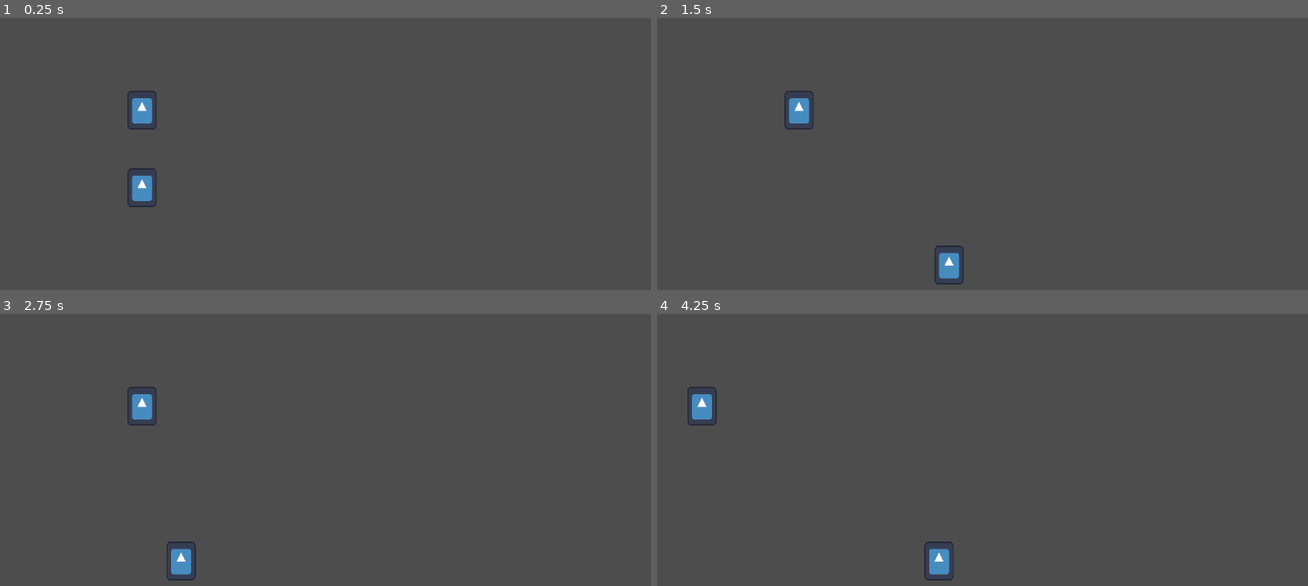
Above: before the commit, frames 1-4 (two rows, left to right).
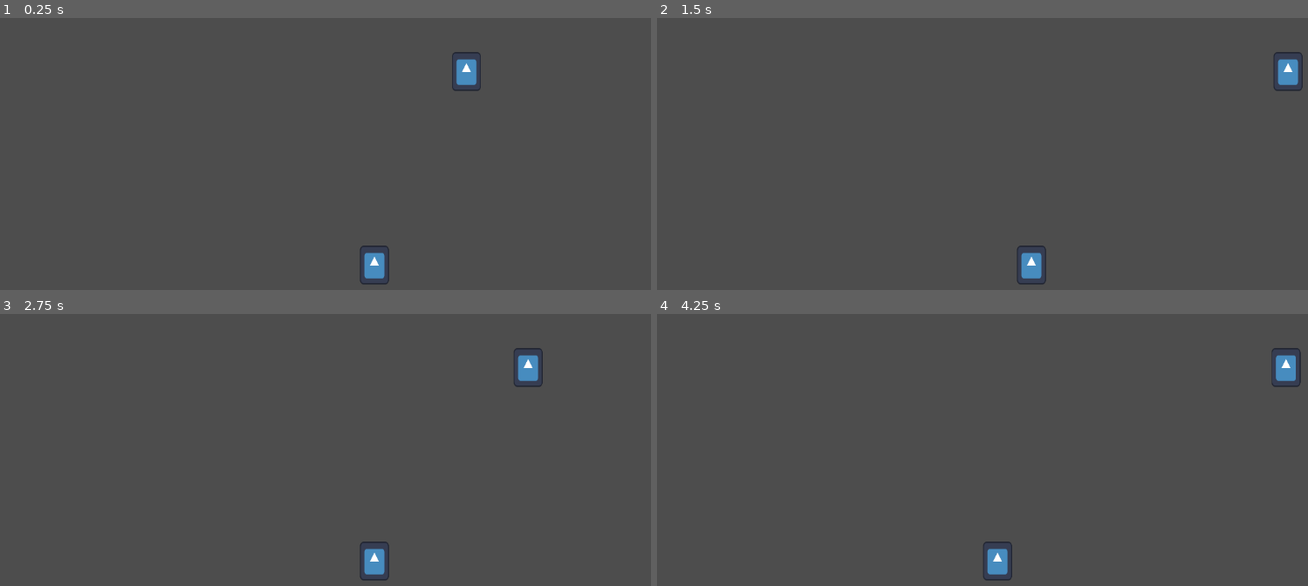
Above: after the commit, the same moments.

Repository: OGrandeSoldador/GirlyJam
Game: Godot game, scene res://Scenes/Main.tscn
The game is run twice, just before and just after one commit, with the same random seed, the same clock (stepped at 60 frames per second) and the same inputs. The engine's default icon, where the game draws it, is replaced by a stand-in: a white triangle on a blue panel in a dark square.
Inputs:
- Up to frame 1 (0.25 s): no input
- Up to frame 2 (1.5 s): tap Enter at 0.5 s; hold D (p1_right) from 0.53 s (still down); tap S (p1_chance_polo) at 0.6 s; tap W (p1_jump) at 0.77 s; tap Q (p1_magnetic_atract) at 1.35 s
- Up to frame 3 (2.75 s): tap W (p1_jump) at 1.52 s; release D (p1_right) at 2.03 s; hold A (p1_left) from 2.03 s (still down); tap E (p1_magnetic_repuse) at 2.1 s
- Up to frame 4 (4.25 s): release A (p1_left) at 2.78 s; hold D (p1_right) from 2.78 s (still down); tap K (p2_change_polo) at 2.85 s; tap W (p1_jump) at 3.02, 3.77 s; hold J (p2_left) from 3.53 s (still down)

The runs differ from the first frame. In frame 1, 1.6% of the frame differs, in the area x 19-74%, y 12-99%; in frame 2, 1.6%; in frame 3, 1.6%; in frame 4, 1.6%.

Commit message:
Added magneti_bodys.gd and updated character_one.gd, Main.tscn, and project.godot

Diff:
--- a/CaracterOneScripts/character_one.gd
+++ b/CaracterOneScripts/character_one.gd
@@ -1,7 +1,7 @@
 class_name Player extends CharacterBody2D
 
 #gravity
-@export var gravity: float = 800.0
+@export var gravity: float = 900.0
 @export var normal_gravity_multiplier: float = 1.0   # Multiplicador padrão da gravidade
 @export var gravity_increase_rate: float = 1      # Taxa (por segundo) de aumento do multiplicador
 @export var max_gravity_multiplier: float = 3.0      # Limite máximo do multiplicador
@@ -9,9 +9,9 @@
 var current_gravity_multiplier: float = normal_gravity_multiplier
 
 #Jump
-@export var max_jump_velocity: float = -500.0
-@export var jump_acceleration: float = -700.0
-@export var jump_velocity: float = -500.0
+@export var max_jump_velocity: float = -100.0
+@export var jump_acceleration: float = -200.0
+@export var jump_velocity: float = -400.0
 @export var speed: float = 400.0
 @export var acceleration: float = 800.0
 @export var friction: float = 1400.0
@@ -28,10 +28,14 @@
 @export var max_intensity = 5000
 @export var min_intensity = 400
 @export var force_factor = 3
-@export var max_intensity_atract = 5000
-@export var max_intensity_repuse = 10000
-@export var min_intensity_atract = 500
-@export var min_intensity_repuse = 500
+@export var max_intensity_atract_player = 5000
+@export var max_intensity_repuse_player = 10000
+@export var min_intensity_atract_player = 500
+@export var min_intensity_repuse_player = 500
+@export var max_intensity_atract_staticbody = 2000
+@export var max_intensity_repuse_staticbody = 2000
+@export var min_intensity_atract_staticbody = 500
+@export var min_intensity_repuse_staticbody = 500
 
 
 #aceleration by magnetic
@@ -49,6 +53,7 @@
 var group = "magnetizable"
 var positive_group = "positive"
 var negative_group = "negative"
+var disable_group = "disabled"
 var sigh = 1
 
 func _ready():
@@ -161,36 +166,53 @@
 	var force = (direction / force_factor) * intensity * force_strength
 	print("DEBUG:", obj.name, "| Força Aplicada:", force)
 
+	var _acceleration = force * delta  # Transformamos a força em aceleração
+	print("a aceleração que vai ser aplicada: ", _acceleration)
+
+		# Diferencia o efeito no chão e no ar
+
 	# Se for um CharacterBody2D
 	if obj is CharacterBody2D:
-		var _acceleration = force * delta  # Transformamos a força em aceleração
-		print("a aceleração que vai ser aplicada: ", _acceleration)
-
-		# Diferencia o efeito no chão e no ar
+
 		if obj.is_on_floor():
 			_acceleration *= on_floor_friction # Reduz efeito no chão (atrito)
 		else:
 			_acceleration *= on_air_friction  # Aumenta efeito no ar
 
-
 		if obj.is_in_group(positive_group) and is_in_group(positive_group) or obj.is_in_group(negative_group) and is_in_group(negative_group):
 			sigh = 1
-			max_intensity = max_intensity_repuse
-			min_intensity = min_intensity_repuse
-			obj.velocity = obj.velocity + (_acceleration) * sigh
+			max_intensity = max_intensity_repuse_player
+			min_intensity = min_intensity_repuse_player
 			print("DEBUG: Nova velocidade de", obj.name, ":", obj.velocity)
 		else:
 			sigh = -1
-			max_intensity = max_intensity_repuse
-			min_intensity = min_intensity_atract
-			obj.velocity = obj.velocity + (_acceleration) * sigh
+			max_intensity = max_intensity_repuse_player
+			min_intensity = min_intensity_atract_player
 			print("DEBUG: Nova velocidade de", obj.name, ":", obj.velocity)
 
+		obj.velocity = obj.velocity + (_acceleration) * sigh
 
 		#obj.velocity = obj.velocity + (_acceleration) * sigh
 		#print("DEBUG: Nova velocidade de", obj.name, ":", obj.velocity)
 
-	# Se for um RigidBody2D
-	elif obj is RigidBody2D:
-		obj.apply_impulse(Vector2.ZERO, force)
-		print("DEBUG: Impulso aplicado ao RigidBody2D:", force)
+	elif obj is CollisionShape2D:
+
+		if is_on_floor():
+			_acceleration *= on_floor_friction # Reduz efeito no chão (atrito)
+		else:
+			_acceleration *= on_air_friction  # Aumenta efeito no ar
+
+		if obj.is_in_group(positive_group) and is_in_group(positive_group) or obj.is_in_group(negative_group) and is_in_group(negative_group):
+			if !obj.is_in_group(disable_group):
+				sigh = 1
+				max_intensity = max_intensity_repuse_staticbody
+				min_intensity = min_intensity_repuse_staticbody
+				print("DEBUG: Nova velocidade de", obj.name, ":", velocity, "if")
+		else:
+			if !obj.is_in_group(disable_group):
+				sigh = -1
+				max_intensity = max_intensity_repuse_staticbody
+				min_intensity = min_intensity_atract_staticbody
+				print("DEBUG: Nova velocidade de", obj.name, ":", velocity, " else")
+
+		velocity = velocity + (_acceleration) * sigh
--- /dev/null
+++ b/Map_1/magneti_bodys.gd
@@ -0,0 +1,15 @@
+class_name MagneticsBodys extends StaticBody2D
+
+var group = "magnetizable"
+
+func _ready() -> void:
+	add_all_children_to_group(group)
+	var child = get_child(0)
+	child.add_to_group("positive")
+
+func add_all_children_to_group(group_name: String):
+	for child in get_children():
+		child.add_to_group(group_name)
+		# Só continua a recursão se o nó tiver filhos
+		if child.get_child_count() > 0:
+			add_all_children_to_group(group_name)
--- a/Scenes/Main.tscn
+++ b/Scenes/Main.tscn
@@ -1,10 +1,10 @@
-[gd_scene load_steps=18 format=3 uid="uid://cldhyfu75465a"]
+[gd_scene load_steps=19 format=3 uid="uid://cldhyfu75465a"]
 
 [ext_resource type="Script" uid="uid://bs8df4hc7lhjm" path="res://CaracterOneScripts/character_one.gd" id="1_idj7w"]
 [ext_resource type="Texture2D" uid="uid://dfx5voxhktxf7" path="res://icon.svg" id="1_r150o"]
 [ext_resource type="Script" uid="uid://bev2u3iikbqqi" path="res://CaracterOneScripts/character_two.gd" id="3_kln2b"]
 [ext_resource type="Script" uid="uid://c6sq88o81f6o5" path="res://Map_1/Map1Main.gd" id="4_rgh2o"]
-[ext_resource type="Script" uid="uid://cwxrc38dnvru2" path="res://Map_1/RigidsBody/rigid_body_2d.gd" id="5_pbw6q"]
+[ext_resource type="Script" uid="uid://b85s7cgsbmh88" path="res://Map_1/magneti_bodys.gd" id="5_pbw6q"]
 
 [sub_resource type="RectangleShape2D" id="RectangleShape2D_pbw6q"]
 size = Vector2(47.9998, 64.0001)
@@ -16,7 +16,7 @@
 size = Vector2(1152.5, 64)
 
 [sub_resource type="RectangleShape2D" id="RectangleShape2D_50glp"]
-size = Vector2(32, 64)
+size = Vector2(32, 128)
 
 [sub_resource type="RectangleShape2D" id="RectangleShape2D_rgh2o"]
 size = Vector2(416, 32)
@@ -31,7 +31,7 @@
 size = Vector2(1152, 64)
 
 [sub_resource type="RectangleShape2D" id="RectangleShape2D_bmxlf"]
-size = Vector2(416, 32)
+size = Vector2(344, 32)
 
 [sub_resource type="RectangleShape2D" id="RectangleShape2D_4kpch"]
 size = Vector2(192, 32)
@@ -40,100 +40,114 @@
 size = Vector2(528, 32)
 
 [sub_resource type="RectangleShape2D" id="RectangleShape2D_frkhe"]
-size = Vector2(33, 32)
+size = Vector2(64, 32)
+
+[sub_resource type="RectangleShape2D" id="RectangleShape2D_1p5hy"]
+size = Vector2(16, 24)
 
 [node name="Main" type="Node2D"]
 metadata/_edit_lock_ = true
 
-[node name="CharacterOne" type="CharacterBody2D" parent="."]
+[node name="Players" type="Node2D" parent="."]
+
+[node name="TileMapLayer" type="TileMapLayer" parent="Players"]
+
+[node name="CharacterOne" type="CharacterBody2D" parent="Players"]
 z_index = 5
-position = Vector2(288, 416)
+position = Vector2(824, 224)
 collision_mask = 2
 script = ExtResource("1_idj7w")
 metadata/_edit_group_ = true
 
-[node name="Sprite" type="Sprite2D" parent="CharacterOne"]
+[node name="Sprite" type="Sprite2D" parent="Players/CharacterOne"]
 z_index = 5
 scale = Vector2(0.375, 0.5)
 texture = ExtResource("1_r150o")
 
-[node name="Hit_Box" type="CollisionShape2D" parent="CharacterOne"]
+[node name="Hit_Box" type="CollisionShape2D" parent="Players/CharacterOne"]
 z_index = 5
 rotation = 3.14159
 shape = SubResource("RectangleShape2D_pbw6q")
 
-[node name="CharacterTwo" type="CharacterBody2D" parent="."]
-position = Vector2(288, 280)
+[node name="CharacterTwo" type="CharacterBody2D" parent="Players"]
+position = Vector2(672, 544)
 collision_mask = 2
 script = ExtResource("3_kln2b")
 metadata/_edit_group_ = true
 
-[node name="Sprite" type="Sprite2D" parent="CharacterTwo"]
+[node name="Sprite" type="Sprite2D" parent="Players/CharacterTwo"]
 scale = Vector2(0.375, 0.5)
 texture = ExtResource("1_r150o")
 
-[node name="Hit_Box" type="CollisionShape2D" parent="CharacterTwo"]
+[node name="Hit_Box" type="CollisionShape2D" parent="Players/CharacterTwo"]
 shape = SubResource("RectangleShape2D_v1gob")
 
-[node name="StaticColisions" type="StaticBody2D" parent="."]
-z_index = 4
-collision_layer = 2
+[node name="MapOne" type="Node2D" parent="."]
+
+[node name="StaticColisions" type="StaticBody2D" parent="MapOne"]
+z_index = 5
+z_as_relative = false
+collision_layer = 3
 script = ExtResource("4_rgh2o")
 
-[node name="Ceiling" type="CollisionShape2D" parent="StaticColisions"]
+[node name="Ceiling" type="CollisionShape2D" parent="MapOne/StaticColisions"]
 position = Vector2(576, 32)
 shape = SubResource("RectangleShape2D_jw32o")
 
-[node name="plataform_B" type="CollisionShape2D" parent="StaticColisions"]
-position = Vector2(576, 288)
+[node name="plataform_B" type="CollisionShape2D" parent="MapOne/StaticColisions"]
+position = Vector2(576, 256)
 shape = SubResource("RectangleShape2D_50glp")
 
-[node name="plataform_A" type="CollisionShape2D" parent="StaticColisions"]
+[node name="plataform_A" type="CollisionShape2D" parent="MapOne/StaticColisions"]
 z_index = 4
 position = Vector2(912, 464)
 shape = SubResource("RectangleShape2D_rgh2o")
 
-[node name="Wall_R" type="CollisionShape2D" parent="StaticColisions"]
+[node name="Wall_R" type="CollisionShape2D" parent="MapOne/StaticColisions"]
 position = Vector2(1136, 320)
 shape = SubResource("RectangleShape2D_vy5pj")
 
-[node name="Wall_L" type="CollisionShape2D" parent="StaticColisions"]
+[node name="Wall_L" type="CollisionShape2D" parent="MapOne/StaticColisions"]
 position = Vector2(16, 320)
 shape = SubResource("RectangleShape2D_vy5pj")
 
-[node name="Wall" type="CollisionShape2D" parent="StaticColisions"]
+[node name="Wall" type="CollisionShape2D" parent="MapOne/StaticColisions"]
 z_index = 4
 position = Vector2(576, 448)
 shape = SubResource("RectangleShape2D_kln2b")
 
-[node name="Ground" type="CollisionShape2D" parent="StaticColisions"]
+[node name="Ground" type="CollisionShape2D" parent="MapOne/StaticColisions"]
 z_index = 4
 position = Vector2(576, 608)
 shape = SubResource("RectangleShape2D_idj7w")
 
-[node name="Plataform_C" type="CollisionShape2D" parent="StaticColisions"]
-position = Vector2(912, 272)
+[node name="Plataform_C" type="CollisionShape2D" parent="MapOne/StaticColisions"]
+position = Vector2(948, 272)
 shape = SubResource("RectangleShape2D_bmxlf")
 
-[node name="Plataform_D2" type="CollisionShape2D" parent="StaticColisions"]
+[node name="Plataform_D2" type="CollisionShape2D" parent="MapOne/StaticColisions"]
 position = Vector2(288, 464)
 shape = SubResource("RectangleShape2D_4kpch")
 
-[node name="Plataform_D" type="CollisionShape2D" parent="StaticColisions"]
+[node name="Plataform_D" type="CollisionShape2D" parent="MapOne/StaticColisions"]
 position = Vector2(288, 208)
 shape = SubResource("RectangleShape2D_4kpch")
 
-[node name="CollisionShape2D" type="CollisionShape2D" parent="StaticColisions"]
+[node name="plataform_E" type="CollisionShape2D" parent="MapOne/StaticColisions"]
 position = Vector2(296, 336)
 shape = SubResource("RectangleShape2D_grg3l")
 
-[node name="TileMap" type="TileMapLayer" parent="."]
+[node name="plataform_F" type="CollisionShape2D" parent="MapOne/StaticColisions"]
+position = Vector2(624, 336)
+shape = SubResource("RectangleShape2D_frkhe")
+
+[node name="MagnetiBodys" type="StaticBody2D" parent="MapOne"]
+script = ExtResource("5_pbw6q")
+
+[node name="ObjOne" type="CollisionShape2D" parent="MapOne/MagnetiBodys"]
+position = Vector2(640, 76)
+shape = SubResource("RectangleShape2D_1p5hy")
+
+[node name="TileMap" type="TileMapLayer" parent="MapOne"]
 z_index = 3
 metadata/_edit_lock_ = true
-
-[node name="RigidBody2D" type="RigidBody2D" parent="."]
-script = ExtResource("5_pbw6q")
-
-[node name="CollisionShape2D" type="CollisionShape2D" parent="RigidBody2D"]
-position = Vector2(896, 240)
-shape = SubResource("RectangleShape2D_frkhe")
--- a/project.godot
+++ b/project.godot
@@ -25,6 +25,7 @@
 magnetizable=""
 positive="who's positive"
 negative="who's negative"
+disebled=""
 
 [input]
 
@@ -93,3 +94,4 @@
 
 2d_physics/layer_1="Character1"
 2d_physics/layer_2="Floor"
+2d_physics/layer_3="MoveBlocks"
Not shown, added: Map_1/magneti_bodys.gd.uid
